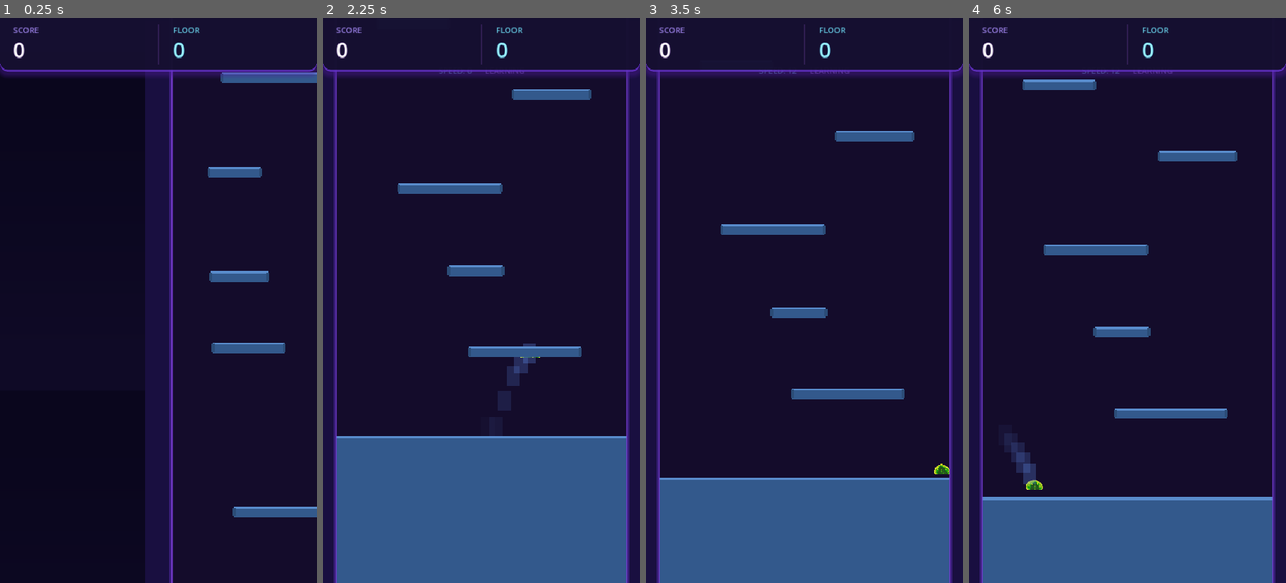
Above: before the commit, frames 1-4 (left to right).
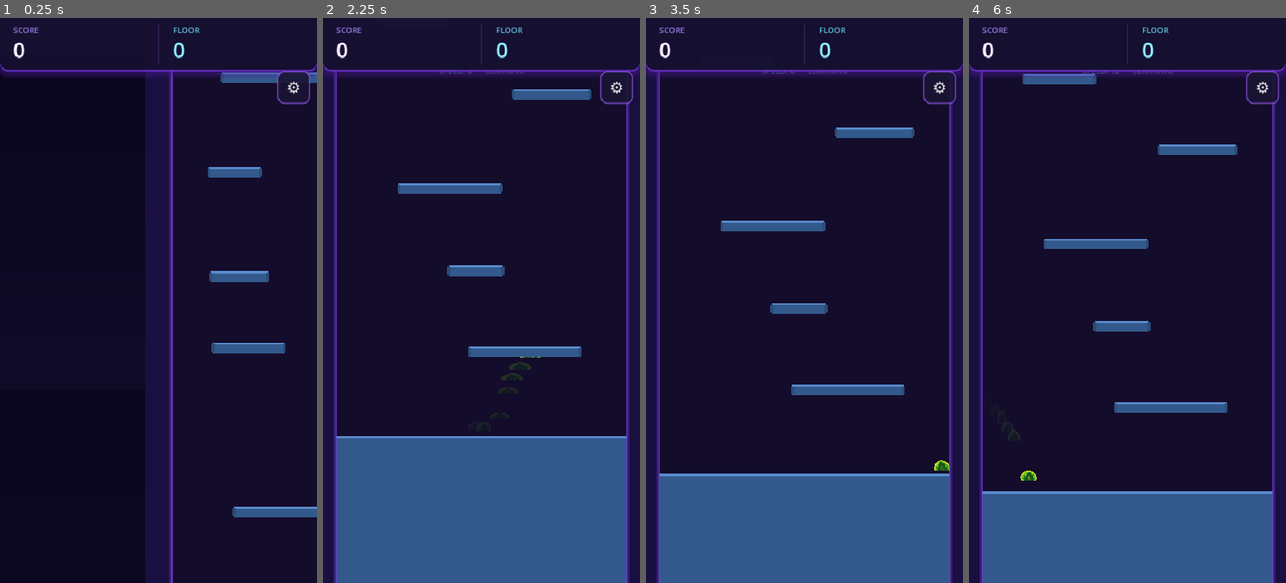
Above: after the commit, the same moments.

Repository: Fishbowl37/PlatfromJP
Game: Godot game, scene res://scenes/Main.tscn
Two runs of this game, one before a commit and one after it. Both use one fixed random seed, a clock stepped at 60 frames per second and the inputs below.
Inputs (mouse positions are in pixels of both pictures, inside the frame that each line leads up to):
- Up to frame 1 (0.25 s): no input
- Up to frame 2 (2.25 s): click (617, 85) at 0.5 s, where only the run after the commit has a clickable "⚙️"; click (481, 362) at 1.25 s, where only the run after the commit has a clickable "✓ DONE"; tap Enter at 2 s; move the mouse to (551, 272) at 2.02 s; hold D (move_right) from 2.03 s (still down); tap Space (jump) at 2.1 s; click (551, 272) at 2.17 s
- Up to frame 3 (3.5 s): tap Space (jump) at 2.27, 2.57 s; release D (move_right) at 2.75 s; drag from (741, 328) to (788, 413) at 2.77 s
- Up to frame 4 (6 s): tap Space (jump) at 3.5, 3.6, 5.1, 5.27, 5.57 s; move the mouse to (1159, 176) at 3.52 s; hold D (move_right) 3.53-4.25 s; click (1159, 176) at 3.67 s; drag from (1111, 413) to (1032, 215) at 4.27 s; move the mouse to (1222, 385) at 5.02 s; hold A (move_left) 5.03-5.75 s; click (1222, 385) at 5.17 s; tap Escape (ui_cancel) at 5.65 s; drag from (1032, 215) to (1079, 159) at 5.77 s

The runs differ from the first frame. In frame 1, 0.3% of the frame differs, in the area x 87-98%, y 9-16%; in frame 2, 0.7%; in frame 3, 3.2%; in frame 4, 5.6%, in the area x 4-98%, y 9-86%.

Commit message:
alignments

Diff:
--- a/scripts/GameManager.gd
+++ b/scripts/GameManager.gd
@@ -87,6 +87,7 @@
 	var config = ConfigFile.new()
 	config.set_value("game", "best_score", best_score)
 	config.set_value("game", "highest_floor", highest_floor)
+	config.set_value("settings", "joystick_sensitivity", joystick_sensitivity)
 	config.save(SAVE_PATH)
 
 func load_game_data() -> void:
@@ -95,6 +96,7 @@
 	if err == OK:
 		best_score = config.get_value("game", "best_score", 0)
 		highest_floor = config.get_value("game", "highest_floor", 0)
+		joystick_sensitivity = config.get_value("settings", "joystick_sensitivity", 0.4)
 
 func get_best_score() -> int:
 	return best_score
@@ -112,3 +114,17 @@
 
 func set_sounds_enabled(enabled: bool) -> void:
 	sounds_enabled = enabled
+
+# Joystick Sensitivity (0.0 = very low, 1.0 = very high)
+# Default 0.4 is a comfortable middle ground
+var joystick_sensitivity: float = 0.4
+
+signal joystick_sensitivity_changed(new_value: float)
+
+func set_joystick_sensitivity(value: float) -> void:
+	joystick_sensitivity = clamp(value, 0.1, 1.0)
+	joystick_sensitivity_changed.emit(joystick_sensitivity)
+	save_game_data()
+
+func get_joystick_sensitivity() -> float:
+	return joystick_sensitivity
--- a/scripts/Main.gd
+++ b/scripts/Main.gd
@@ -32,6 +32,9 @@
 
 # Power-up manager
 var power_up_manager: PowerUpManager
+
+# Settings panel
+var settings_panel: SettingsPanel
 
 # Zone tracking
 var current_zone: String = ""
@@ -78,6 +81,11 @@
 	power_up_manager = PowerUpManager.new()
 	add_child(power_up_manager)
 
+	# Setup settings panel
+	settings_panel = SettingsPanel.new()
+	settings_panel.process_mode = Node.PROCESS_MODE_ALWAYS  # Work when paused
+	$UI.add_child(settings_panel)
+
 	# Position walls
 	if left_wall:
 		left_wall.position = Vector2(tower_left_margin, 0)
@@ -150,6 +158,10 @@
 	if game_over_screen:
 		game_over_screen.restart_requested.connect(_on_restart_requested)
 		game_over_screen.menu_requested.connect(_on_menu_requested)
+
+	# HUD settings button
+	if hud:
+		hud.settings_requested.connect(_on_settings_requested)
 
 func start_game() -> void:
 	GameManager.start_game()
@@ -233,6 +245,10 @@
 
 func _on_menu_requested() -> void:
 	restart_game()
+
+func _on_settings_requested() -> void:
+	if settings_panel:
+		settings_panel.open_panel()
 
 func restart_game() -> void:
 	if player:
--- a/scripts/Player.gd
+++ b/scripts/Player.gd
@@ -469,22 +469,49 @@
 			trail_timer = trail_spawn_rate
 
 func spawn_trail() -> void:
-	var trail = ColorRect.new()
-	trail.size = Vector2(20, 30)
-	trail.position = global_position - Vector2(10, 20)
-
-	# Color based on state
+	if not sprite or not sprite.sprite_frames:
+		return
+
+	# Create a sprite duplicate as the trail (ghost/shadow effect)
+	var trail = Sprite2D.new()
+
+	# Get the current frame texture from the animated sprite
+	var current_animation = sprite.animation
+	var current_frame = sprite.frame
+	trail.texture = sprite.sprite_frames.get_frame_texture(current_animation, current_frame)
+
+	# Match the player sprite's transform
+	# Offset the trail opposite to movement direction (trails behind the player)
+	var trail_offset = Vector2.ZERO
+	var speed = velocity.length()
+	if speed > 10:
+		# Normalize velocity and offset opposite to movement direction
+		var move_dir = velocity.normalized()
+		var offset_distance = clamp(speed * 0.04, 8, 25)  # Scale with speed, closer to player
+		trail_offset = -move_dir * offset_distance  # Opposite direction = behind player
+	trail.global_position = sprite.global_position + trail_offset
+	trail.scale = sprite.scale * current_visual_scale
+	trail.flip_h = sprite.flip_h
+	trail.rotation = sprite.rotation
+
+	# Color based on state - create a ghost/shadow tint
 	if is_combo_active:
-		trail.color = Color(1, 0.8, 0.3, 0.4)
+		trail.modulate = Color(1.0, 0.8, 0.3, 0.5)  # Golden ghost
+	elif is_mega_jump_active:
+		trail.modulate = Color(0.5, 1.0, 0.5, 0.5)  # Green ghost
+	elif has_shield:
+		trail.modulate = Color(0.5, 0.7, 1.0, 0.5)  # Blue ghost
 	else:
-		trail.color = Color(0.4, 0.6, 1.0, 0.3)
+		trail.modulate = Color(0.4, 0.6, 1.0, 0.4)  # Default blue ghost
 
 	get_parent().add_child(trail)
 
-	# Fade out
+	# Fade out and slightly shrink for a nice effect
 	var tween = get_tree().create_tween()
-	tween.tween_property(trail, "modulate:a", 0.0, 0.2)
-	tween.tween_callback(trail.queue_free)
+	tween.set_parallel(true)
+	tween.tween_property(trail, "modulate:a", 0.0, 0.25)
+	tween.tween_property(trail, "scale", trail.scale * 0.8, 0.25)
+	tween.chain().tween_callback(trail.queue_free)
 
 func die() -> void:
 	player_died.emit()
--- a/scripts/ui/HUD.gd
+++ b/scripts/ui/HUD.gd
@@ -1,5 +1,7 @@
 extends CanvasLayer
 class_name HUD
+
+signal settings_requested
 
 # Top bar elements
 @onready var score_label: Label = $SpinContainer/TopBar/MarginContainer/HBoxContainer/ScoreContainer/ScoreLabel
@@ -15,6 +17,9 @@
 # Effects
 @onready var spin_container: Control = $SpinContainer
 @onready var star_particles: GPUParticles2D = $StarParticles if has_node("StarParticles") else null
+
+# Settings button
+var settings_button: Button = null
 
 var current_score: int = 0
 var current_floor: int = 0
@@ -39,9 +44,84 @@
 func _ready() -> void:
 	create_danger_vignette()
 	create_power_up_container()
+	create_settings_button()
 	update_display()
 	if streak_icon:
 		start_streak_pulse()
+
+func create_settings_button() -> void:
+	# Create a container for the button with proper positioning
+	var btn_container = Control.new()
+	btn_container.name = "SettingsButtonContainer"
+	btn_container.set_anchors_and_offsets_preset(Control.PRESET_FULL_RECT)
+	btn_container.mouse_filter = Control.MOUSE_FILTER_IGNORE
+
+	settings_button = Button.new()
+	settings_button.name = "SettingsButton"
+	settings_button.text = "⚙️"
+	settings_button.add_theme_font_size_override("font_size", 24)
+	settings_button.size = Vector2(50, 50)
+	settings_button.pressed.connect(_on_settings_pressed)
+
+	# Position manually in top-right area
+	btn_container.add_child(settings_button)
+
+	# Style the button
+	var btn_style = StyleBoxFlat.new()
+	btn_style.bg_color = Color(0.1, 0.08, 0.2, 0.9)
+	btn_style.border_color = Color(0.5, 0.3, 0.8, 0.8)
+	btn_style.border_width_left = 2
+	btn_style.border_width_right = 2
+	btn_style.border_width_top = 2
+	btn_style.border_width_bottom = 2
+	btn_style.corner_radius_top_left = 10
+	btn_style.corner_radius_top_right = 10
+	btn_style.corner_radius_bottom_left = 10
+	btn_style.corner_radius_bottom_right = 10
+	settings_button.add_theme_stylebox_override("normal", btn_style)
+
+	var btn_hover = StyleBoxFlat.new()
+	btn_hover.bg_color = Color(0.15, 0.12, 0.3, 0.95)
+	btn_hover.border_color = Color(0.6, 0.4, 1.0, 1.0)
+	btn_hover.border_width_left = 2
+	btn_hover.border_width_right = 2
+	btn_hover.border_width_top = 2
+	btn_hover.border_width_bottom = 2
+	btn_hover.corner_radius_top_left = 10
+	btn_hover.corner_radius_top_right = 10
+	btn_hover.corner_radius_bottom_left = 10
+	btn_hover.corner_radius_bottom_right = 10
+	settings_button.add_theme_stylebox_override("hover", btn_hover)
+
+	var btn_pressed = StyleBoxFlat.new()
+	btn_pressed.bg_color = Color(0.2, 0.15, 0.4, 1.0)
+	btn_pressed.border_color = Color(0.7, 0.5, 1.0, 1.0)
+	btn_pressed.border_width_left = 2
+	btn_pressed.border_width_right = 2
+	btn_pressed.border_width_top = 2
+	btn_pressed.border_width_bottom = 2
+	btn_pressed.corner_radius_top_left = 10
+	btn_pressed.corner_radius_top_right = 10
+	btn_pressed.corner_radius_bottom_left = 10
+	btn_pressed.corner_radius_bottom_right = 10
+	settings_button.add_theme_stylebox_override("pressed", btn_pressed)
+
+	# Add the container to SpinContainer first, then position button
+	if spin_container:
+		spin_container.add_child(btn_container)
+		# Position button in top-right after we know viewport size
+		_position_settings_button.call_deferred()
+	else:
+		add_child(btn_container)
+		_position_settings_button.call_deferred()
+
+func _position_settings_button() -> void:
+	if settings_button:
+		var viewport_size = get_viewport().get_visible_rect().size
+		settings_button.position = Vector2(viewport_size.x - 60, 80)
+
+func _on_settings_pressed() -> void:
+	settings_requested.emit()
 
 func _process(delta: float) -> void:
 	# Update screen shake
--- /dev/null
+++ b/scripts/ui/SettingsPanel.gd
@@ -0,0 +1,223 @@
+extends CanvasLayer
+class_name SettingsPanel
+
+signal closed
+
+var is_open: bool = false
+var sensitivity_slider: HSlider
+var value_label: Label
+
+func _ready() -> void:
+	layer = 100
+	process_mode = Node.PROCESS_MODE_ALWAYS
+	visible = false
+
+func _input(event: InputEvent) -> void:
+	if is_open and event.is_action_pressed("ui_cancel"):
+		close_panel()
+		get_viewport().set_input_as_handled()
+
+func open_panel() -> void:
+	if is_open:
+		return
+
+	is_open = true
+	visible = true
+
+	var vp = get_viewport().get_visible_rect().size
+	var pw = 320.0
+	var ph = 260.0
+	var px = (vp.x - pw) / 2.0
+	var py = (vp.y - ph) / 2.0
+
+	# === OVERLAY ===
+	var overlay = ColorRect.new()
+	overlay.color = Color(0.02, 0.01, 0.08, 0.9)
+	overlay.position = Vector2.ZERO
+	overlay.size = vp
+	overlay.gui_input.connect(_on_overlay_input)
+	add_child(overlay)
+
+	# === GLOW LAYERS (outer to inner) ===
+	# Outer glow - soft and large
+	var glow3 = ColorRect.new()
+	glow3.color = Color(0.4, 0.2, 1.0, 0.15)
+	glow3.position = Vector2(px - 20, py - 20)
+	glow3.size = Vector2(pw + 40, ph + 40)
+	add_child(glow3)
+
+	# Medium glow
+	var glow2 = ColorRect.new()
+	glow2.color = Color(0.5, 0.3, 1.0, 0.25)
+	glow2.position = Vector2(px - 12, py - 12)
+	glow2.size = Vector2(pw + 24, ph + 24)
+	add_child(glow2)
+
+	# Inner glow - bright
+	var glow1 = ColorRect.new()
+	glow1.color = Color(0.6, 0.4, 1.0, 0.4)
+	glow1.position = Vector2(px - 6, py - 6)
+	glow1.size = Vector2(pw + 12, ph + 12)
+	add_child(glow1)
+
+	# === BRIGHT BORDER ===
+	var border = ColorRect.new()
+	border.color = Color(0.7, 0.5, 1.0)
+	border.position = Vector2(px - 3, py - 3)
+	border.size = Vector2(pw + 6, ph + 6)
+	add_child(border)
+
+	# === MAIN PANEL ===
+	var panel = ColorRect.new()
+	panel.color = Color(0.08, 0.05, 0.18)
+	panel.position = Vector2(px, py)
+	panel.size = Vector2(pw, ph)
+	add_child(panel)
+
+	# === INNER HIGHLIGHT LINE (top) ===
+	var top_line = ColorRect.new()
+	top_line.color = Color(0.8, 0.6, 1.0, 0.5)
+	top_line.position = Vector2(px + 10, py + 3)
+	top_line.size = Vector2(pw - 20, 2)
+	add_child(top_line)
+
+	# === TITLE ===
+	var title = Label.new()
+	title.text = "✦ SETTINGS ✦"
+	title.position = Vector2(px, py + 18)
+	title.size = Vector2(pw, 40)
+	title.horizontal_alignment = HORIZONTAL_ALIGNMENT_CENTER
+	title.add_theme_font_size_override("font_size", 26)
+	title.add_theme_color_override("font_color", Color(1.0, 0.9, 0.5))
+	title.add_theme_color_override("font_outline_color", Color(0.6, 0.3, 0.1))
+	title.add_theme_constant_override("outline_size", 3)
+	add_child(title)
+
+	# === DIVIDER ===
+	var divider = ColorRect.new()
+	divider.color = Color(0.6, 0.4, 1.0, 0.6)
+	divider.position = Vector2(px + 30, py + 58)
+	divider.size = Vector2(pw - 60, 2)
+	add_child(divider)
+
+	# === SENSITIVITY LABEL ===
+	var sens_label = Label.new()
+	sens_label.text = "🎮  Joystick Sensitivity"
+	sens_label.position = Vector2(px + 20, py + 72)
+	sens_label.size = Vector2(pw - 40, 28)
+	sens_label.add_theme_font_size_override("font_size", 17)
+	sens_label.add_theme_color_override("font_color", Color(0.9, 0.85, 1.0))
+	add_child(sens_label)
+
+	# === SLIDER BACKGROUND ===
+	var slider_bg = ColorRect.new()
+	slider_bg.color = Color(0.12, 0.08, 0.25)
+	slider_bg.position = Vector2(px + 15, py + 102)
+	slider_bg.size = Vector2(pw - 30, 50)
+	add_child(slider_bg)
+
+	# Slider bg border
+	var slider_border = ColorRect.new()
+	slider_border.color = Color(0.4, 0.3, 0.7, 0.5)
+	slider_border.position = Vector2(px + 14, py + 101)
+	slider_border.size = Vector2(pw - 28, 52)
+	slider_border.z_index = -1
+	add_child(slider_border)
+
+	# === SLIDER ===
+	sensitivity_slider = HSlider.new()
+	sensitivity_slider.min_value = 0.1
+	sensitivity_slider.max_value = 1.0
+	sensitivity_slider.step = 0.05
+	sensitivity_slider.value = GameManager.get_joystick_sensitivity()
+	sensitivity_slider.position = Vector2(px + 50, py + 112)
+	sensitivity_slider.size = Vector2(pw - 100, 30)
+	sensitivity_slider.value_changed.connect(_on_slider_changed)
+	add_child(sensitivity_slider)
+
+	# === LOW / HIGH with emojis ===
+	var low = Label.new()
+	low.text = "🐢"
+	low.position = Vector2(px + 22, py + 112)
+	low.add_theme_font_size_override("font_size", 20)
+	add_child(low)
+
+	var high = Label.new()
+	high.text = "🐇"
+	high.position = Vector2(px + pw - 45, py + 112)
+	high.add_theme_font_size_override("font_size", 20)
+	add_child(high)
+
+	# === VALUE DISPLAY ===
+	value_label = Label.new()
+	value_label.position = Vector2(px, py + 158)
+	value_label.size = Vector2(pw, 40)
+	value_label.horizontal_alignment = HORIZONTAL_ALIGNMENT_CENTER
+	value_label.add_theme_font_size_override("font_size", 34)
+	value_label.add_theme_color_override("font_color", Color(0.4, 1.0, 0.9))
+	value_label.add_theme_color_override("font_outline_color", Color(0.1, 0.3, 0.3))
+	value_label.add_theme_constant_override("outline_size", 2)
+	_update_value(sensitivity_slider.value)
+	add_child(value_label)
+
+	# === DONE BUTTON ===
+	var btn = Button.new()
+	btn.text = "✓  DONE"
+	btn.position = Vector2(px + (pw - 130) / 2, py + 205)
+	btn.size = Vector2(130, 45)
+	btn.add_theme_font_size_override("font_size", 19)
+	btn.pressed.connect(close_panel)
+
+	var btn_normal = StyleBoxFlat.new()
+	btn_normal.bg_color = Color(0.3, 0.8, 0.5)
+	btn_normal.set_corner_radius_all(22)
+	btn_normal.shadow_color = Color(0.2, 0.5, 0.3, 0.5)
+	btn_normal.shadow_size = 4
+	btn.add_theme_stylebox_override("normal", btn_normal)
+
+	var btn_hover = StyleBoxFlat.new()
+	btn_hover.bg_color = Color(0.4, 0.95, 0.6)
+	btn_hover.set_corner_radius_all(22)
+	btn_hover.shadow_color = Color(0.3, 0.7, 0.4, 0.6)
+	btn_hover.shadow_size = 6
+	btn.add_theme_stylebox_override("hover", btn_hover)
+
+	var btn_pressed = StyleBoxFlat.new()
+	btn_pressed.bg_color = Color(0.25, 0.6, 0.4)
+	btn_pressed.set_corner_radius_all(22)
+	btn.add_theme_stylebox_override("pressed", btn_pressed)
+
+	btn.add_theme_color_override("font_color", Color.WHITE)
+	btn.add_theme_color_override("font_hover_color", Color.WHITE)
+
+	add_child(btn)
+
+	# Pause game
+	get_tree().paused = true
+
+func close_panel() -> void:
+	if not is_open:
+		return
+
+	is_open = false
+	visible = false
+
+	for child in get_children():
+		child.queue_free()
+
+	get_tree().paused = false
+	closed.emit()
+
+func _on_overlay_input(event: InputEvent) -> void:
+	if event is InputEventMouseButton and event.pressed:
+		close_panel()
+	elif event is InputEventScreenTouch and event.pressed:
+		close_panel()
+
+func _on_slider_changed(value: float) -> void:
+	GameManager.set_joystick_sensitivity(value)
+	_update_value(value)
+
+func _update_value(value: float) -> void:
+	if value_label:
+		value_label.text = "%d%%" % int(value * 100)
--- a/scripts/ui/VirtualJoystick.gd
+++ b/scripts/ui/VirtualJoystick.gd
@@ -13,18 +13,40 @@
 var current_horizontal: float = 0.0
 var last_y: float = 0.0  # Track Y movement for flick detection
 
-# Super forgiving tuning
-const HORIZONTAL_SENSITIVITY: float = 0.05   # 20px = full speed
+# Sensitivity tuning
+# Base sensitivity - this gets multiplied by user's setting (0.1 to 1.0)
+# At sensitivity 0.4 (default), ~50px = full speed
+# At sensitivity 1.0 (max), ~20px = full speed
+# At sensitivity 0.1 (min), ~200px = full speed
+const BASE_SENSITIVITY: float = 0.05
+var horizontal_sensitivity: float = 0.02  # Calculated from user setting
+
 const JUMP_FLICK_THRESHOLD: float = 8.0      # Tiny flick up = jump
 const JUMP_VELOCITY_THRESHOLD: float = 3.0   # Or fast upward movement = jump
 
 func _ready() -> void:
 	set_anchors_and_offsets_preset(Control.PRESET_FULL_RECT)
-	mouse_filter = Control.MOUSE_FILTER_STOP
+	# Use IGNORE so GUI elements (buttons, sliders) can receive input
+	# The joystick uses _input() for touch handling, not GUI events
+	mouse_filter = Control.MOUSE_FILTER_IGNORE
+
+	# Get initial sensitivity from GameManager
+	update_sensitivity(GameManager.get_joystick_sensitivity())
+
+	# Listen for sensitivity changes
+	GameManager.joystick_sensitivity_changed.connect(update_sensitivity)
+
+func update_sensitivity(value: float) -> void:
+	# Map user setting (0.1 to 1.0) to actual sensitivity
+	# Higher value = more sensitive (less movement needed)
+	horizontal_sensitivity = BASE_SENSITIVITY * value
 
 func _input(event: InputEvent) -> void:
 	if event is InputEventScreenTouch:
 		var touch = event as InputEventScreenTouch
+		# Don't process if touch is in UI area (let buttons handle it)
+		if _is_in_ui_area(touch.position):
+			return
 		if touch.pressed:
 			_start_touch(touch)
 		elif touch.index == touch_index:
@@ -35,11 +57,21 @@
 		if drag.index == touch_index and is_active:
 			_update_touch(drag)
 
+func _is_in_ui_area(pos: Vector2) -> bool:
+	var viewport_size = get_viewport().get_visible_rect().size
+
+	# Top 15% of screen (HUD area)
+	if pos.y < viewport_size.y * 0.15:
+		return true
+
+	# Top-right corner (settings button area: 80px from right, 150px from top)
+	if pos.y < 150 and pos.x > viewport_size.x - 80:
+		return true
+
+	return false
+
 func _start_touch(touch: InputEventScreenTouch) -> void:
-	var viewport_size = get_viewport().get_visible_rect().size
-	if touch.position.y < viewport_size.y * 0.1:
-		return
-
+	# UI area check is now done in _input() before calling this
 	if touch_index == -1:
 		touch_index = touch.index
 		touch_start_position = touch.position
@@ -60,8 +92,8 @@
 	var pos = drag.position
 	var delta = pos - touch_start_position
 
-	# HORIZONTAL - instant response
-	current_horizontal = clamp(delta.x * HORIZONTAL_SENSITIVITY, -1.0, 1.0)
+	# HORIZONTAL - instant response with configurable sensitivity
+	current_horizontal = clamp(delta.x * horizontal_sensitivity, -1.0, 1.0)
 	joystick_input.emit(Vector2(current_horizontal, 0))
 
 	# JUMP - Two ways to trigger (very forgiving):
Not shown, added: scripts/ui/SettingsPanel.gd.uid
